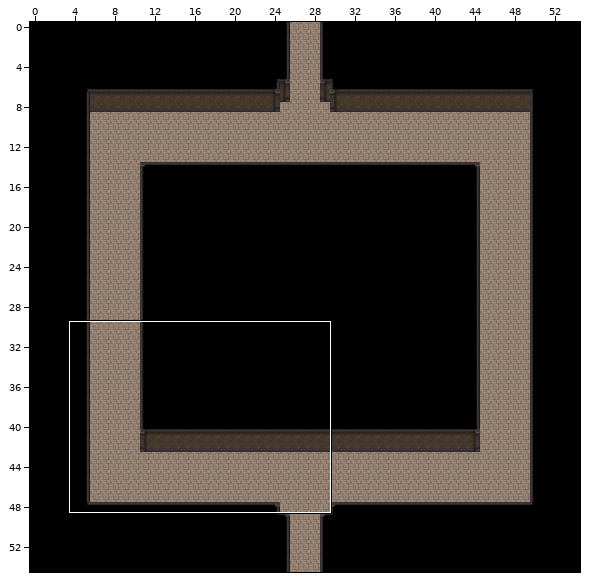
Tiled map (JSON), stored at public/map/underpass8.json. Above, an overview of the earlier version with the close-up marked.
Close-up. Before the commit:
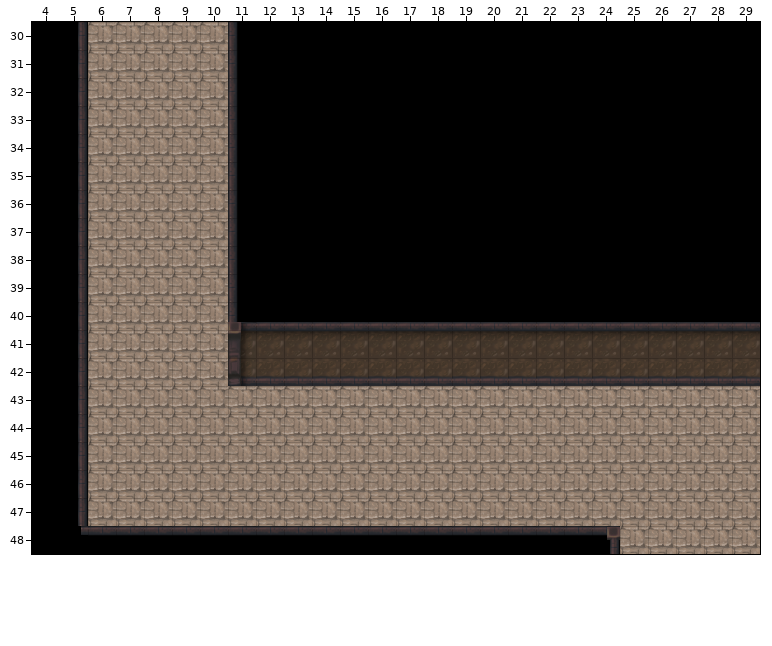
Cells are 32x32 px. Shown: x 4..29, y 30..48. The commit also changed other parts of the map, which this record leaves out.
Once edited:
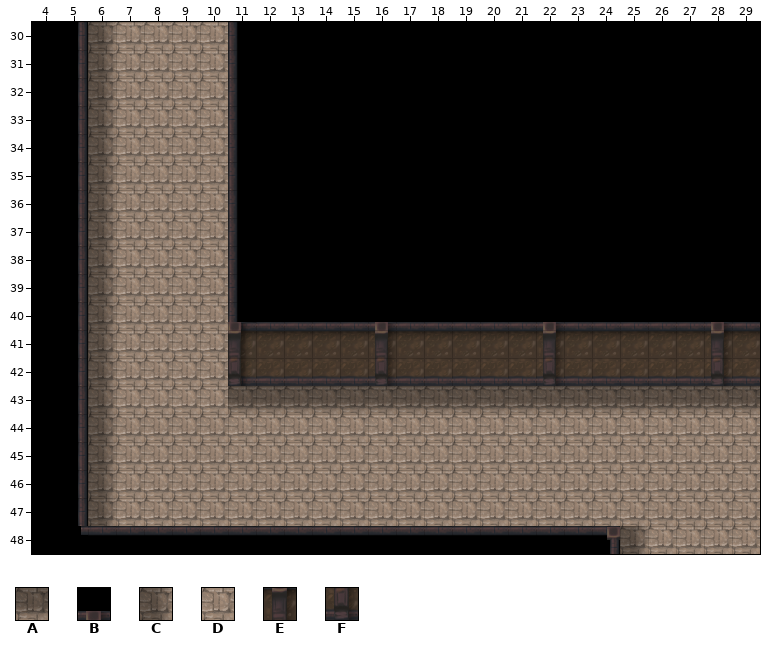
Key: from "underpass": A 26, B 32, C 35, D 36, E 42, F 52.
_ is an empty cell.
Tiles of an added or newly shown layer are drawn over the layers below it.
Change:
Layer "layer1":
y 30..42: x 6 D -> C
y 43: x 6 D -> C; x 11..29 DDDDDDDDDDDDDDDDDDD -> AAAAAAAAAAAAAAAAAAA
y 44..47: x 6 D -> C
y 48: x 25 D -> C
Layer "layer4" (added):
y 40: x 16 _ -> B; x 22 _ -> B; x 28 _ -> B
y 41: x 16 _ -> E; x 22 _ -> E; x 28 _ -> E
y 42: x 16 _ -> F; x 22 _ -> F; x 28 _ -> F
Boxes around the changes in both close-ups, in picture pixels (x1, y1, x2, y2):
changed: (88, 22, 116, 526)
changed: (228, 322, 760, 414)
changed: (620, 526, 648, 554)
